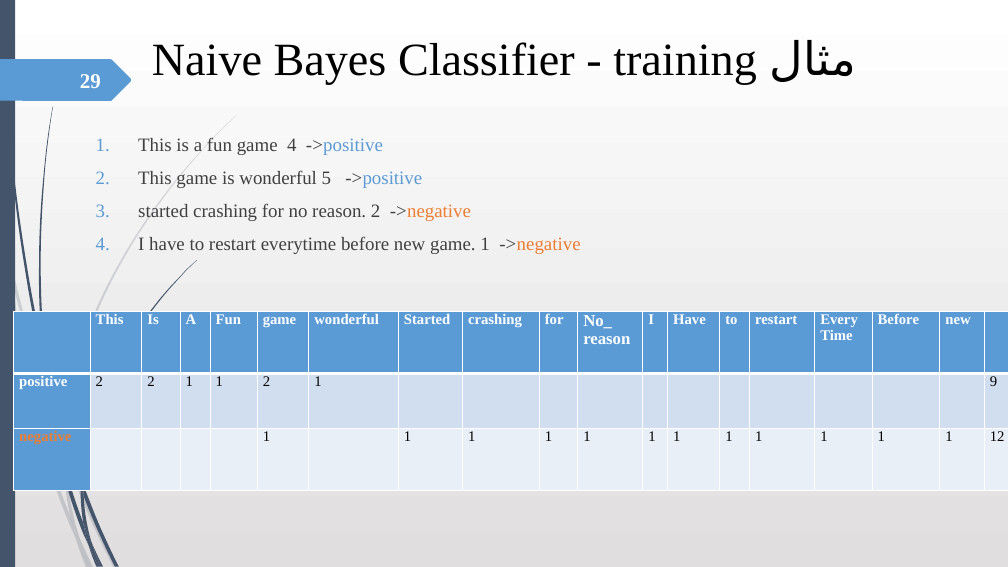
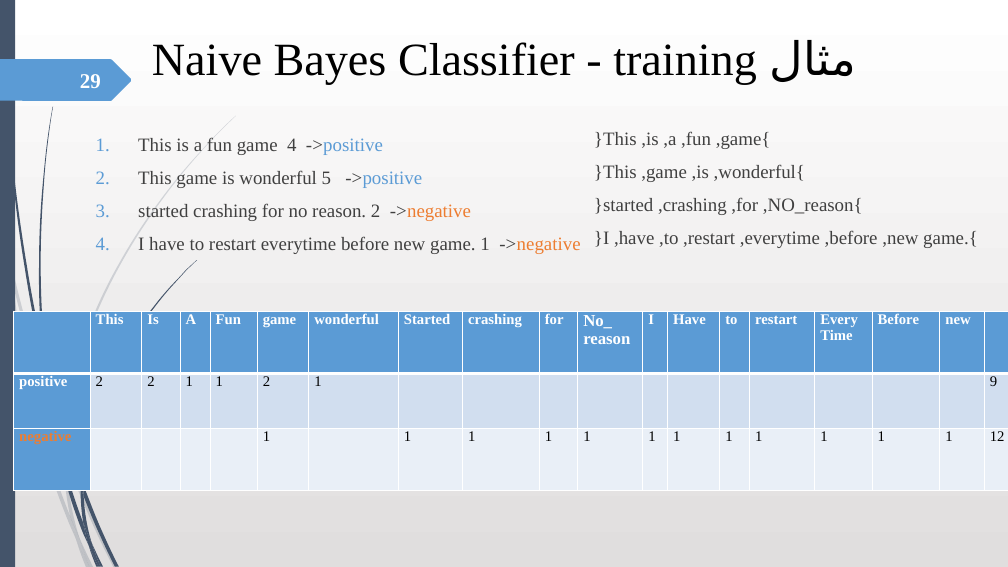
Before and after one commit to robati/speakerRecognition, a slide deck: slide 29 of OM.pptx. Drawn at 1008x567 pixels with LibreOffice and Linux fonts; fonts in the diff are those of the drawing. Boxes give left, top, right and bottom in pixels: in the first picture for what was removed or moved away, otherwise in the second. Text is boxed around its words. In the diff, an @@ line names an element or a change of style, - is before the commit and + after.

```diff
--- a/OM.pptx
+++ b/OM.pptx
@@ text added at (x1=594, y1=131, x2=978, y2=248), 18 pt, text #404040 @@
+}This ,is ,a ,fun ,game{
+}This ,game ,is ,wonderful{
+}started ,crashing ,for ,NO_reason{
+}I ,have ,to ,restart ,everytime ,before ,new game.{
```
Also in this commit, not shown: 14 other slides changed.
